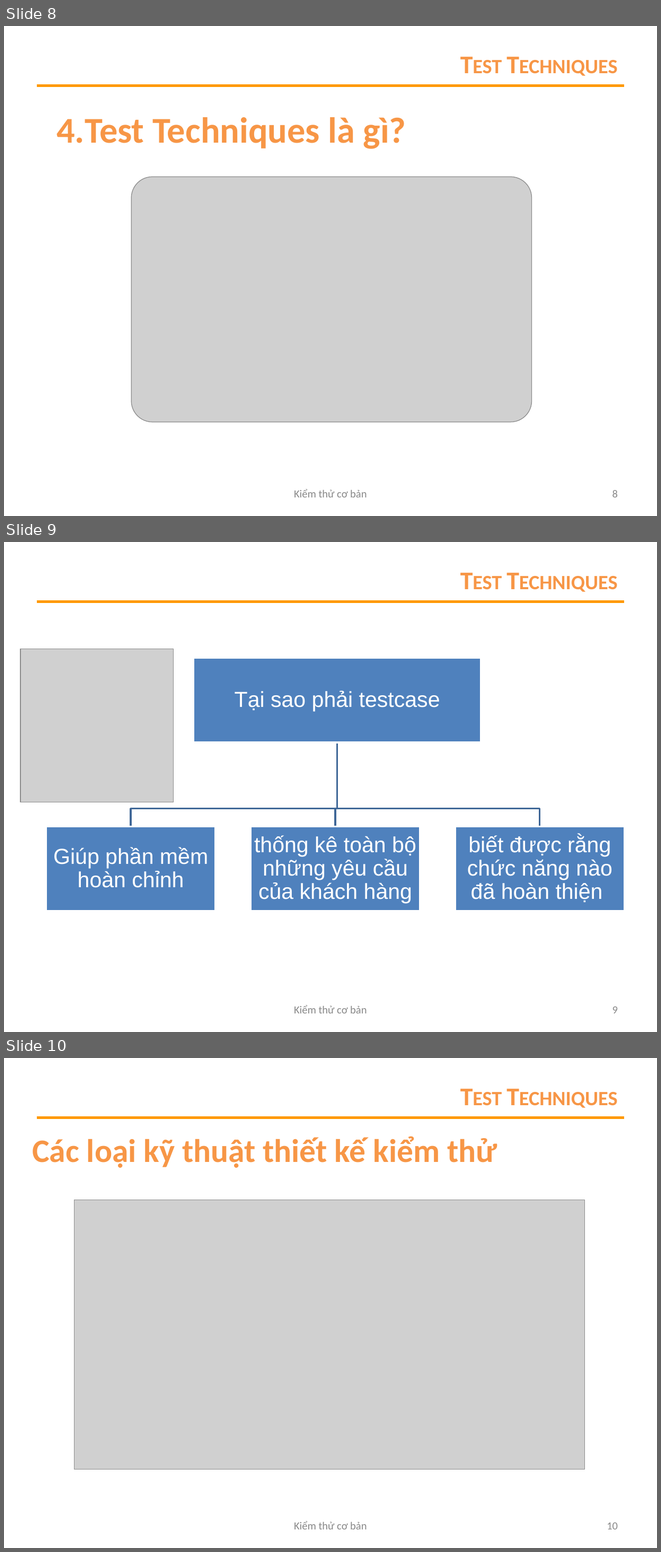
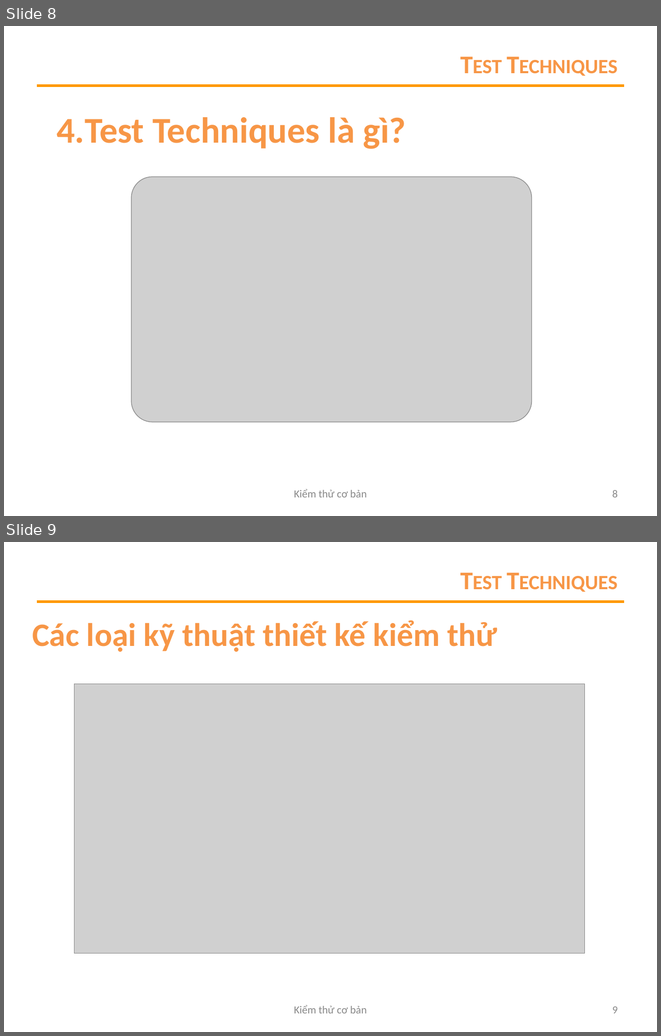
Before and after one commit to ngocvghy2000/AssignmentSOF303, a slide deck: Thuyết trình ngày 24-4-2020/thuyết_trình_nhóm_6.pptx. Shown one above the other, each under a label of ours: slides 8, 9 and 10 before the commit, slides 8 and 9 after it. The pictures are 661x1552 and 661x1036 pixels, drawn with LibreOffice and Linux fonts; fonts in the diff are those of the drawing; grey boxes stand for pictures; background and template pictures are left out. Boxes give left, top, right and bottom in pixels: in the first picture for what was removed or moved away, otherwise in the second. Text is boxed around its words. In the diff, an @@ line names an element or a change of style, - is before the commit and + after.

```diff
--- a/Thuyết trình ngày 24-4-2020/thuyết_trình_nhóm_6.pptx
+++ b/Thuyết trình ngày 24-4-2020/thuyết_trình_nhóm_6.pptx
@@ slide 9 removed at (4, 542, 657, 1032), background #FFFFFF; not listed: 1 template element that a slide beside it also shows @@
@@ title removed at (151, 562, 624, 596) @@
-Test Techniques
@@ picture removed at (20, 649, 173, 802) @@
@@ group removed at (46, 658, 624, 910): 4 rectangles, 4 texts, 3 freeform shapes @@
-Tại sao phải testcase
-Giúp phần mềm hoàn chỉnh
-thống kê toàn bộ những yêu cầu của khách hàng
-biết được rằng chức năng nào đã hoàn thiện
@@ text removed at (294, 1005, 367, 1013) @@
-Kiểm thử cơ bản
@@ page number removed at (612, 1006, 618, 1013) @@
-9
@@ what was slide 10 is now slide 9 @@
@@ page number at (612, 1006, 618, 1013): text changed @@
-10
+9
```
